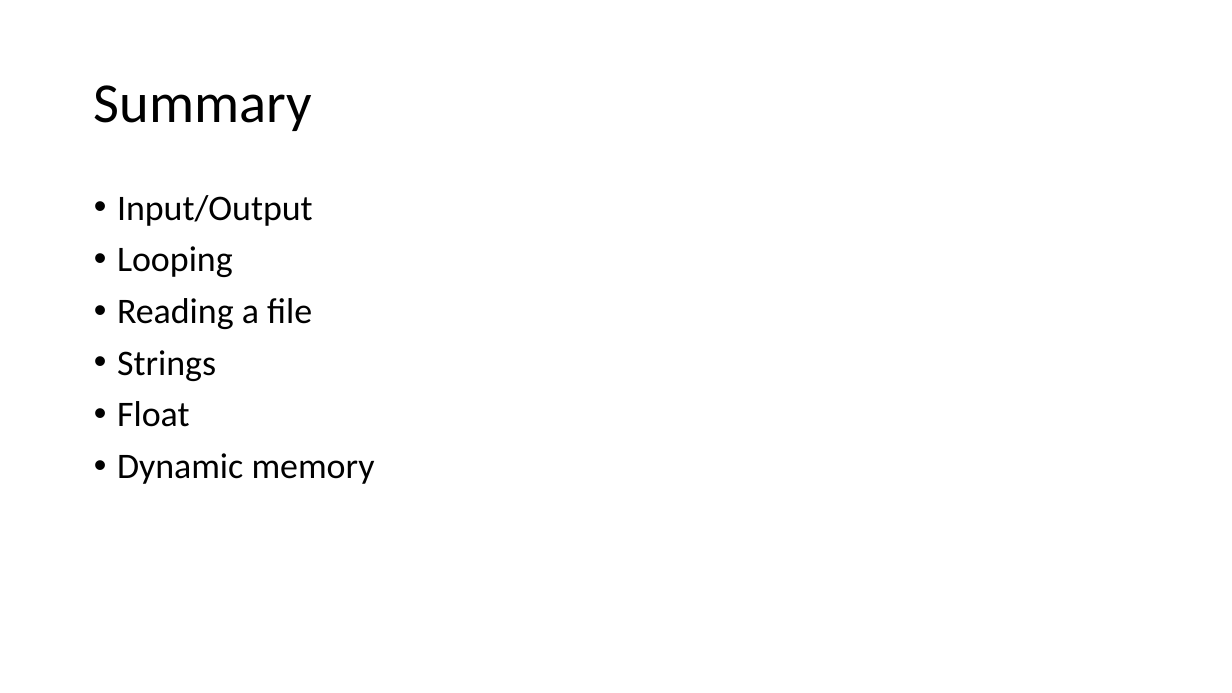
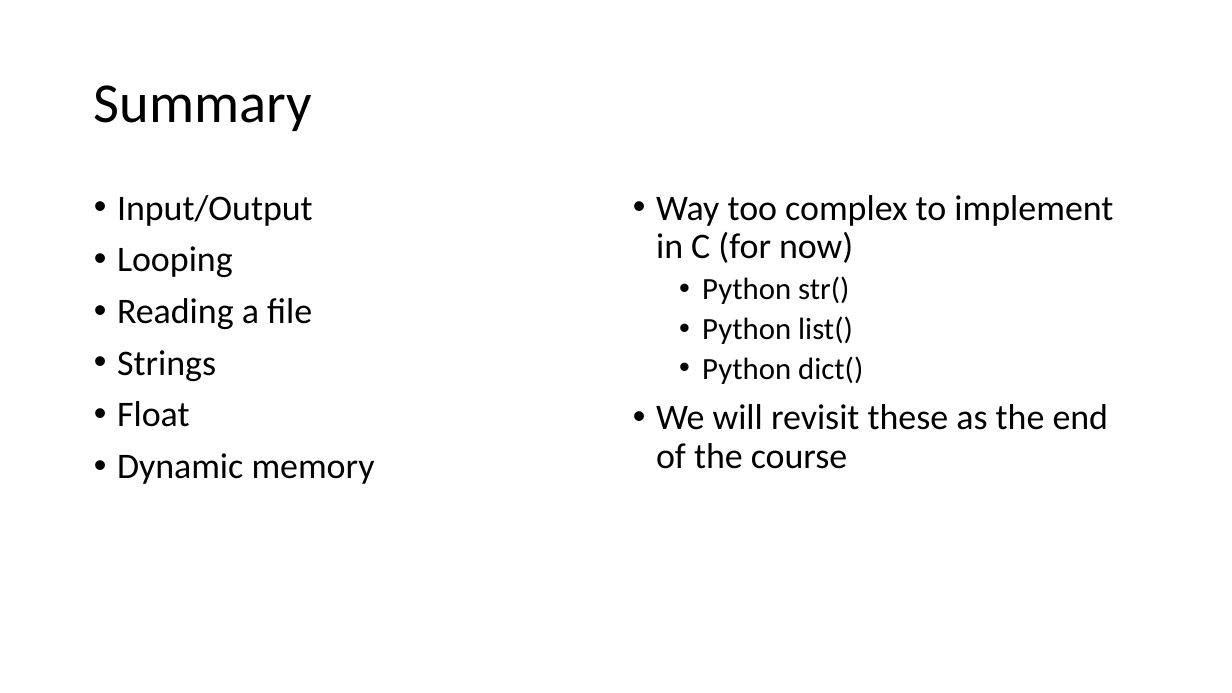
Before and after one commit to csev/cc4e, a slide deck: slide 26 of lectures/CC-02-Python.pptx. Drawn at 1232x693 pixels with LibreOffice and Linux fonts; fonts in the diff are those of the drawing. Boxes give left, top, right and bottom in pixels: in the first picture for what was removed or moved away, otherwise in the second. Text is boxed around its words. In the diff, an @@ line names an element or a change of style, - is before the commit and + after.

```diff
--- a/lectures/CC-02-Python.pptx
+++ b/lectures/CC-02-Python.pptx
@@ text added at (x1=656, y1=195, x2=1113, y2=469), 28 pt, text #000000 @@
+• Way too complex to implement in C (for now)
+  • Python str()
+  • Python list()
+  • Python dict()
+• We will revisit these as the end of the course
```
Also in this commit, not shown: 11 other slides changed.
